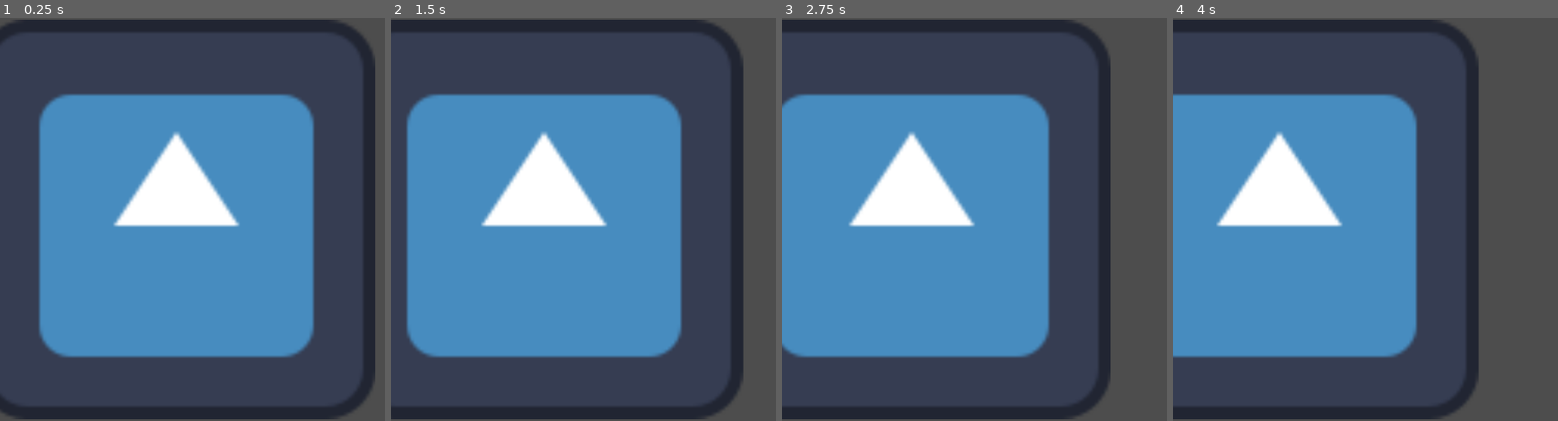
Above: before the commit, frames 1-4 (left to right).
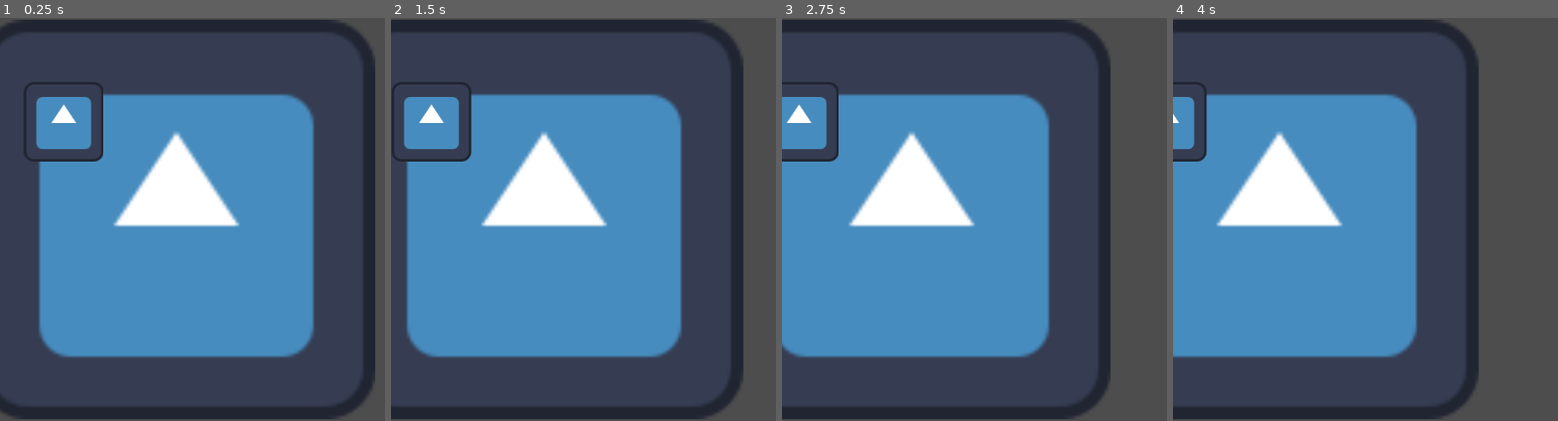
Above: after the commit, the same moments.

Repository: les-brows/la-boucle-musicale
Game: Godot game, scene res://scrolling_level.tscn
The game is run twice, just before and just after one commit, with the same random seed, the same clock (stepped at 60 frames per second) and the same inputs. The engine's default icon, where the game draws it, is replaced by a stand-in: a white triangle on a blue panel in a dark square.
Inputs:
- Up to frame 1 (0.25 s): no input
- Up to frame 2 (1.5 s): no input
- Up to frame 3 (2.75 s): no input
- Up to frame 4 (4 s): no input

The runs differ from the first frame. In frame 1, 1.6% of the frame differs, in the area x 6-27%, y 16-36%; in frame 2, 1.7%, in the area x 0-21%, y 16-36%; in frame 3, 1.2%; in frame 4, 0.9%.

Commit message:
feat: Add basic metronome

Diff:
--- /dev/null
+++ b/Rythm/Metronome.tscn
@@ -0,0 +1,6 @@
+[gd_scene load_steps=2 format=3 uid="uid://sd570mjely02"]
+
+[ext_resource type="Script" uid="uid://db11g5hdeiya2" path="res://Rythm/metronome.gd" id="1_3dhjg"]
+
+[node name="Metronome" type="Node"]
+script = ExtResource("1_3dhjg")
--- a/Rythm/MusicManager.tscn
+++ b/Rythm/MusicManager.tscn
@@ -1,9 +1,24 @@
-[gd_scene load_steps=2 format=3 uid="uid://bne5gfgl17hng"]
+[gd_scene load_steps=6 format=3 uid="uid://bne5gfgl17hng"]
 
 [ext_resource type="AudioStream" uid="uid://bmiw036m25nqi" path="res://Assets/You Say Run.mp3" id="1_u48bt"]
+[ext_resource type="PackedScene" uid="uid://sd570mjely02" path="res://Rythm/Metronome.tscn" id="2_aihqw"]
+[ext_resource type="Texture2D" uid="uid://c8ndkv3op4c16" path="res://icon.svg" id="3_whquc"]
+[ext_resource type="AudioStream" uid="uid://ke43hdpgbybw" path="res://Assets/Collide 1.wav" id="4_taj5w"]
+[ext_resource type="Script" uid="uid://c3tbooyhqh8ok" path="res://Rythm/test_sound.gd" id="5_v7kc7"]
 
 [node name="MusicManager" type="Node"]
 
-[node name="AudioStreamPlayer2D" type="AudioStreamPlayer2D" parent="."]
+[node name="Music" type="AudioStreamPlayer2D" parent="."]
 stream = ExtResource("1_u48bt")
 autoplay = true
+
+[node name="Metronome" parent="." instance=ExtResource("2_aihqw")]
+
+[node name="Sprite2D" type="Sprite2D" parent="."]
+texture = ExtResource("3_whquc")
+
+[node name="TestSound" type="AudioStreamPlayer2D" parent="."]
+stream = ExtResource("4_taj5w")
+script = ExtResource("5_v7kc7")
+
+[connection signal="beat_launched" from="Metronome" to="TestSound" method="_on_metronome_beat_launched"]
--- /dev/null
+++ b/Rythm/metronome.gd
@@ -0,0 +1,18 @@
+extends Node
+
+signal beat_launched(num_beat: int)
+
+var last_beat: int = 0
+var seconds_elapsed: float = 0.0
+var time_start: float = 0.0
+
+func _init() -> void:
+	time_start = Time.get_unix_time_from_system()
+	last_beat = 0.0
+
+func _process(delta: float) -> void:
+	seconds_elapsed = Time.get_unix_time_from_system() - time_start
+	while(last_beat * 60.0 / Globals.BPM < seconds_elapsed):
+		print("ON EST AU BEAT %d à %f secondes" % [last_beat, seconds_elapsed])
+		last_beat += 1
+		beat_launched.emit(last_beat)
--- /dev/null
+++ b/Rythm/test_sound.gd
@@ -0,0 +1,6 @@
+extends AudioStreamPlayer2D
+
+
+func _on_metronome_beat_launched(num_beat: int) -> void:
+	play()
+	print(num_beat)
--- a/globals.gd
+++ b/globals.gd
@@ -1,3 +1,5 @@
 extends Node
 
 var CAMERA_SPEED = 0.5
+
+var BPM : int = 175
--- a/scrolling_level.tscn
+++ b/scrolling_level.tscn
@@ -1,7 +1,8 @@
-[gd_scene load_steps=3 format=3 uid="uid://c0xi81rtw0j1x"]
+[gd_scene load_steps=4 format=3 uid="uid://c0xi81rtw0j1x"]
 
 [ext_resource type="Texture2D" uid="uid://c8ndkv3op4c16" path="res://icon.svg" id="1_4v3qg"]
-[ext_resource type="Script" uid="uid://dcsblj63e8pkg" path="res://scrolling_level.gd" id="1_jprt1"]
+[ext_resource type="Script" uid="uid://tu28r0rvxuwd" path="res://scrolling_level.gd" id="1_jprt1"]
+[ext_resource type="PackedScene" uid="uid://bne5gfgl17hng" path="res://Rythm/MusicManager.tscn" id="3_hjo8a"]
 
 [node name="ScrollingLevel" type="Node2D"]
 script = ExtResource("1_jprt1")
@@ -13,3 +14,5 @@
 position = Vector2(181, 157)
 scale = Vector2(5, 5.014)
 texture = ExtResource("1_4v3qg")
+
+[node name="MusicManager" parent="." instance=ExtResource("3_hjo8a")]
Not shown, added: Assets/Collide 1.wav.import
Not shown, added: Assets/Collide 1.wav
